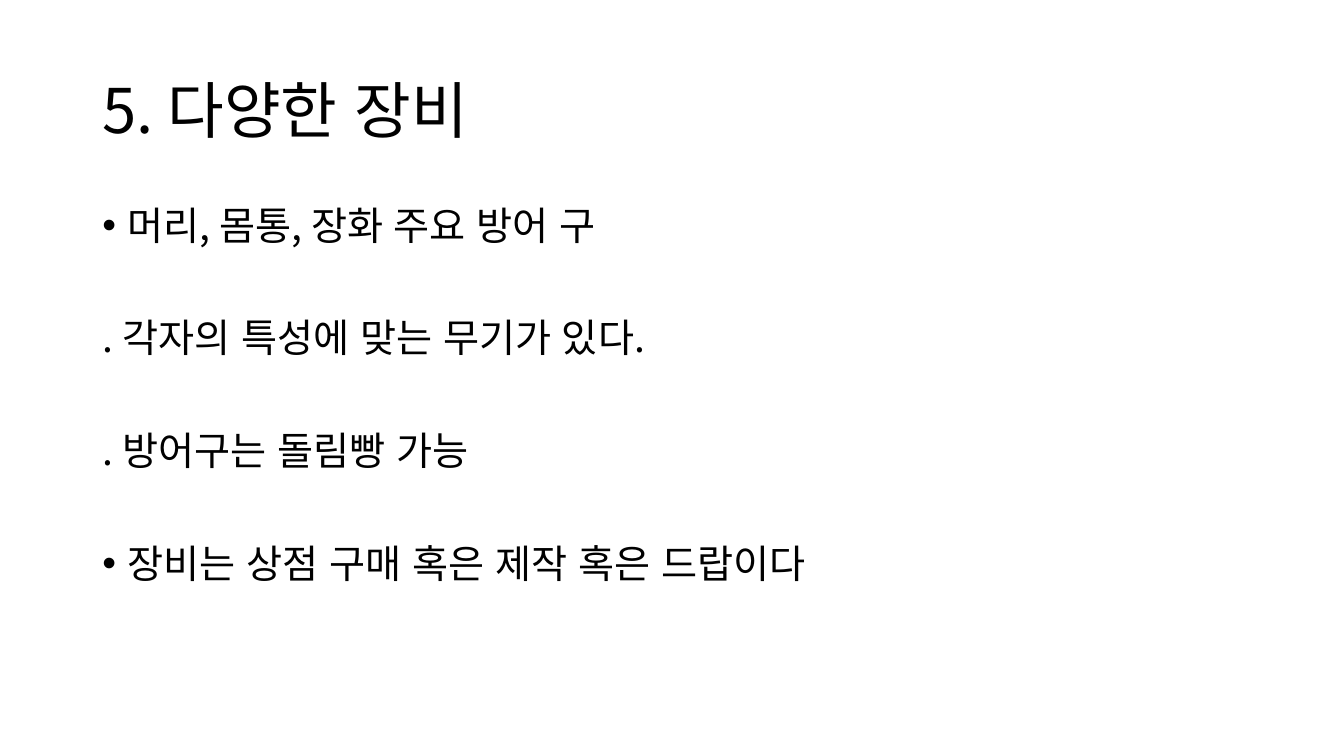
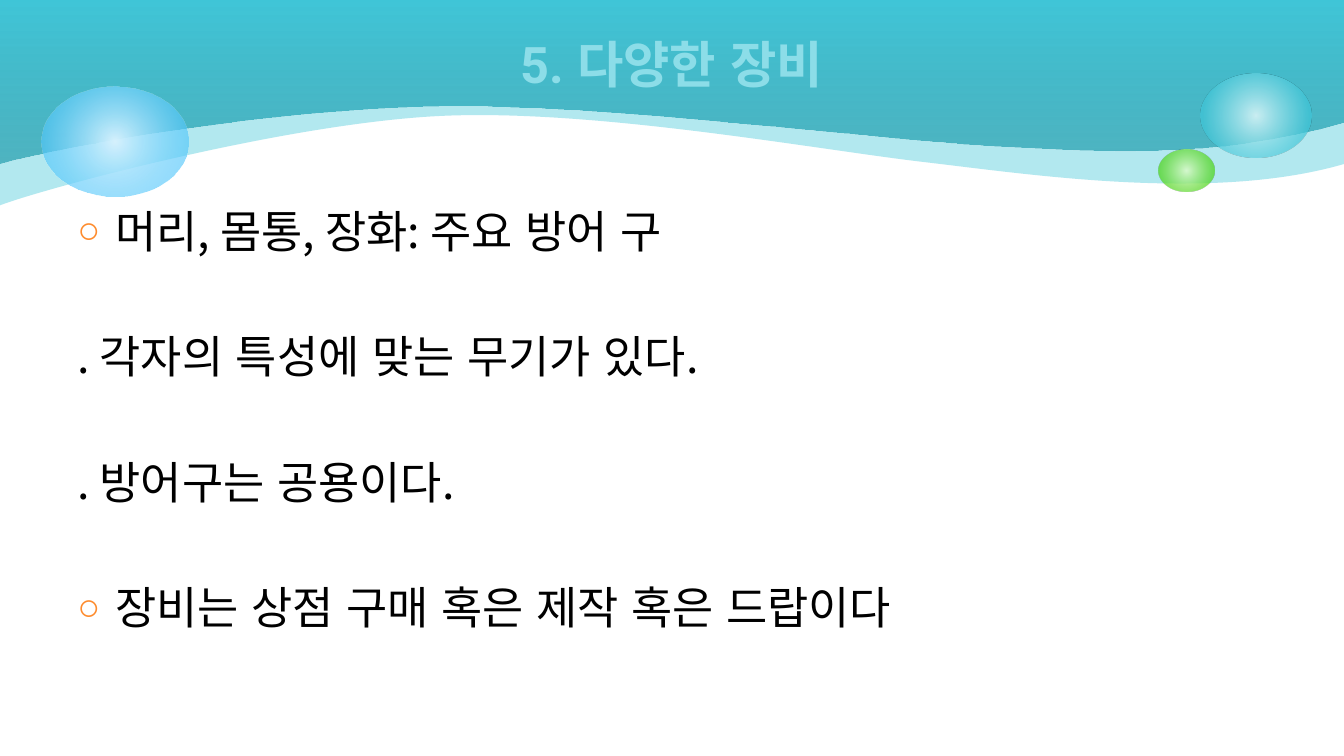
Before and after one commit to csm2652/SEED, a slide deck: slide 20 of 시작기획/슈팅 디팬스.pptx (slide 15 before the commit). Drawn at 1344x756 pixels with LibreOffice and Linux fonts; fonts in the diff are those of the drawing. Boxes give left, top, right and bottom in pixels: in the first picture for what was removed or moved away, otherwise in the second. Text is boxed around its words. In the diff, an @@ line names an element or a change of style, - is before the commit and + after.

```diff
--- a/시작기획/슈팅 디팬스.pptx
+++ b/시작기획/슈팅 디팬스.pptx
@@ freeform shape added at <box>0,0,1344,206</box>, fill #40C6D8 at 40% opacity @@
@@ freeform shape added at <box>0,0,1344,163</box>, fill gradient #249EAE to #40C6D8 @@
@@ title "5. 다양한 장비": place and size @@
-title "5. 다양한 장비" at <box>102,82,468,138</box>
+title "5. 다양한 장비" at <box>521,41,823,87</box>
@@ title "5. 다양한 장비" at <box>521,41,823,87</box>: size 44 to 36 pt, font Noto Sans CJK KR to Roboto, text colour #000000 to gradient #D9F4F7 to #8CDDE8, letter outline none to #D9F4F7 0.5 pt, bold on; alignment left to centre; line spacing 0.9 to 1 @@
@@ ellipse added at <box>41,87,188,197</box>, fill gradient #D6F2FE to #33BDFB @@
@@ ellipse added at <box>1201,74,1313,157</box>, fill gradient #D9F4F7 to #40C6D8 @@
@@ ellipse added at <box>1158,149,1215,192</box>, fill gradient #DAFACD to #4CD416 @@
@@ text "머리, 몸통, 장화: 주요 방어 ...": place and size @@
-text "머리, 몸통, 장화: 주요 방어 ..." at <box>122,207,805,581</box>
+text "머리, 몸통, 장화: 주요 방어 ..." at <box>100,211,891,628</box>
@@ text at <box>115,211,661,257</box>: text changed; size 28 to 32 pt @@
-• 머리, 몸통, 장화 주요 방어 구
+○ 머리, 몸통, 장화: 주요 방어 구
@@ text at <box>100,336,891,628</box>: size 28 to 32 pt in ". 각자의 특성에 맞는 무기가 있다.", "장비는 상점 구매 혹은 제작 혹은 드랍이다"; line spacing 0.9 to 1; less space between paragraphs; bullet • to ○ @@
@@ text at <box>100,462,455,503</box>: text changed; size 28 to 32 pt @@
-. 방어구는 돌림빵 가능
+. 방어구는 공용이다.
```
Also in this commit, not shown: 12 other slides changed, 10 slides added, 5 slides removed.
